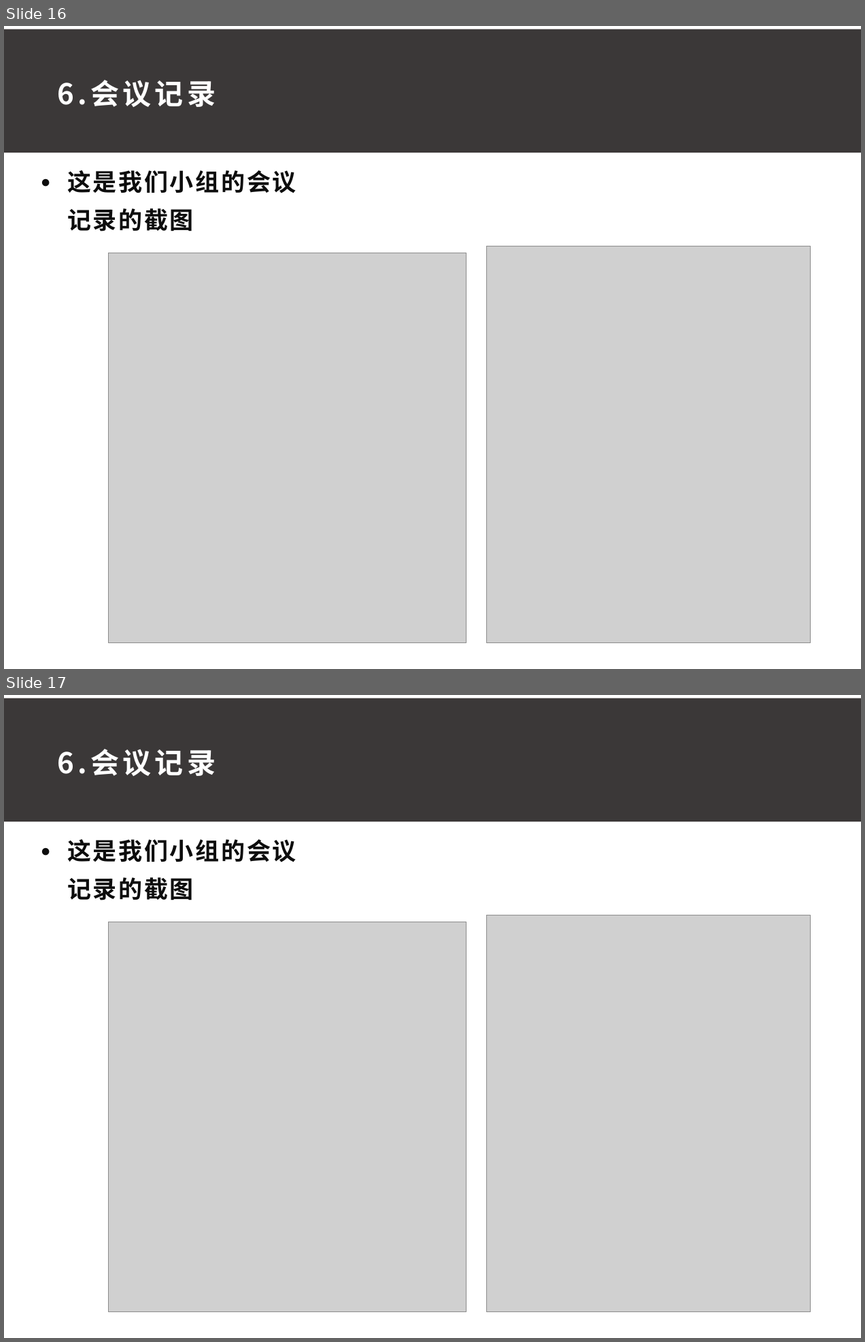
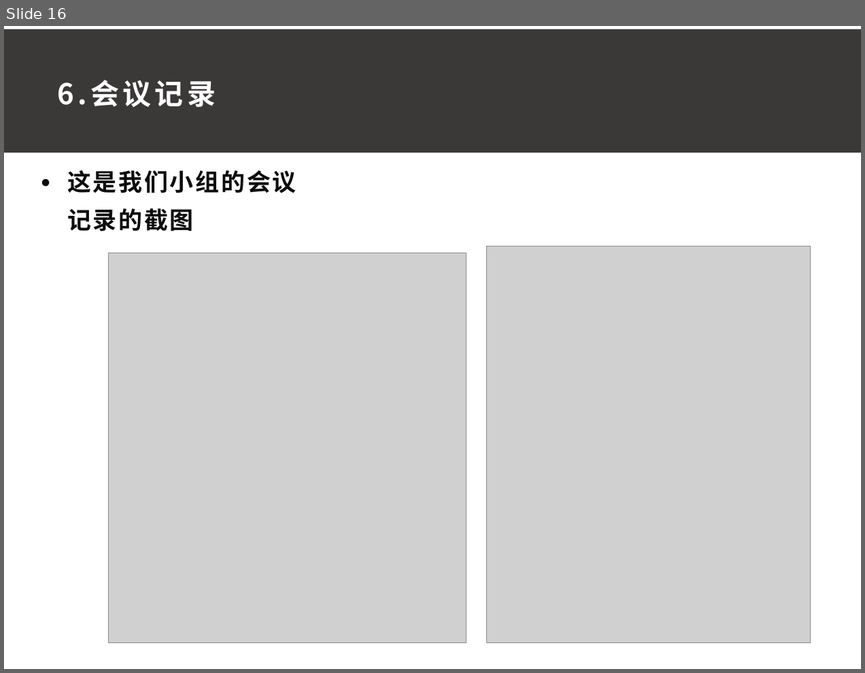
Before and after one commit to ConstanTWT/SE2020-G01, a slide deck: 项目计划书/G01小组项目计划PPT0.3.pptx. Shown one above the other, each under a label of ours: slides 16 and 17 before the commit, slide 16 after it. The pictures are 865x1342 and 865x673 pixels, drawn with LibreOffice and Linux fonts; fonts in the diff are those of the drawing; grey boxes stand for pictures. Boxes give left, top, right and bottom in pixels: in the first picture for what was removed or moved away, otherwise in the second. Text is boxed around its words. In the diff, an @@ line names an element or a change of style, - is before the commit and + after.

```diff
--- a/项目计划书/G01小组项目计划PPT0.3.pptx
+++ b/项目计划书/G01小组项目计划PPT0.3.pptx
@@ slide 17 removed at bbox=[4, 695, 861, 1338], background #FFFFFF @@
@@ rectangle removed at bbox=[4, 698, 861, 821] @@
@@ text removed at bbox=[57, 749, 215, 776] @@
-6.会议记录
@@ text removed at bbox=[67, 839, 296, 900] @@
-● 这是我们小组的会议记录的截图
@@ picture removed at bbox=[486, 915, 810, 1312] @@
@@ picture removed at bbox=[109, 922, 466, 1312] @@
```
Also in this commit, not shown: 5 slides changed, 2 other files.
